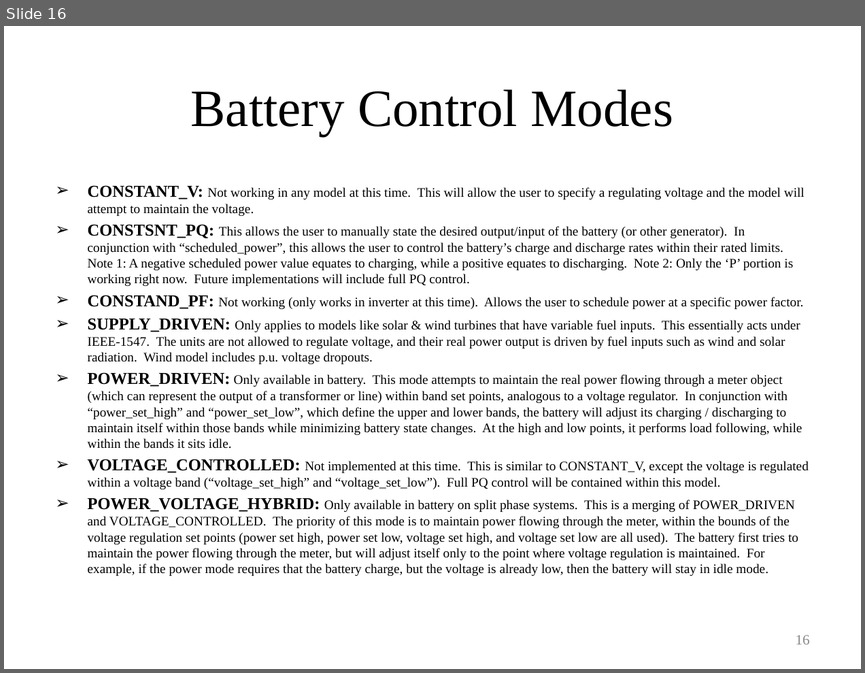
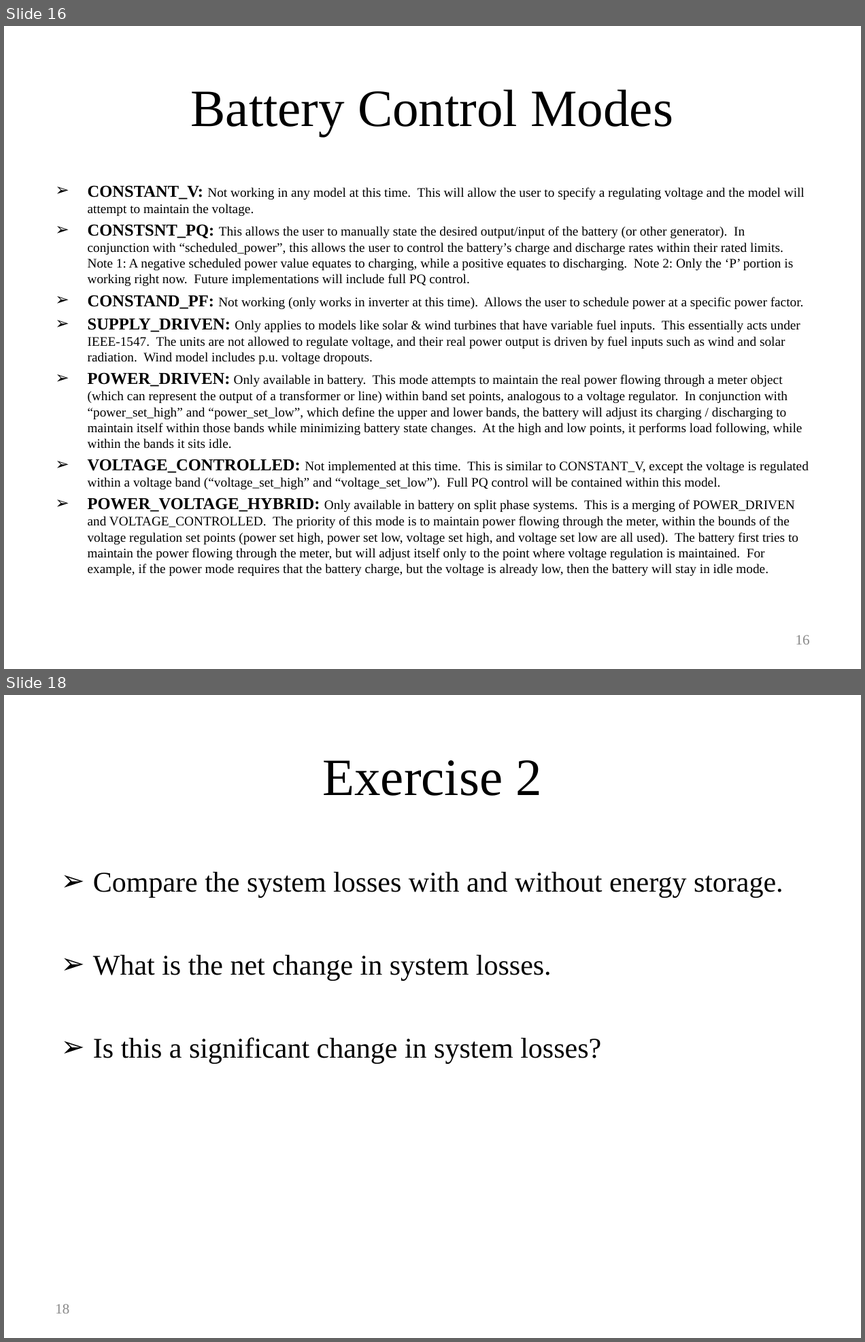
Before and after one commit to gridlab-d/course, a slide deck: Distribution_Analysis_Course/4.0 - Energy_Storage_and_PHEVs.ppt. Shown one above the other, each under a label of ours: slide 16 before the commit, slides 16 and 18 after it; the slides between them are not shown. The pictures are 865x673 and 865x1342 pixels, drawn with LibreOffice and Linux fonts; fonts in the diff are those of the drawing. Boxes give left, top, right and bottom in pixels: in the first picture for what was removed or moved away, otherwise in the second. Text is boxed around its words. In the diff, an @@ line names an element or a change of style, - is before the commit and + after.

```diff
--- a/Distribution_Analysis_Course/4.0 - Energy_Storage_and_PHEVs.ppt
+++ b/Distribution_Analysis_Course/4.0 - Energy_Storage_and_PHEVs.ppt
@@ slide 18 added at <box>4,695,861,1338</box>, background #FFFFFF @@
@@ title added at <box>322,760,542,796</box>, 44 pt, text #000000 @@
+Exercise 2
@@ text added at <box>93,872,783,1064</box>, 24 pt, text #000000 @@
+➢ Compare the system losses with and without energy storage.
+➢ What is the net change in system losses.
+➢ Is this a significant change in system losses?
@@ page number added at <box>55,1304,69,1313</box>, 12 pt, text #898989 @@
+18
```
Also in this commit, not shown: 1 slide changed, 3 other slides added, 3 slides removed.
